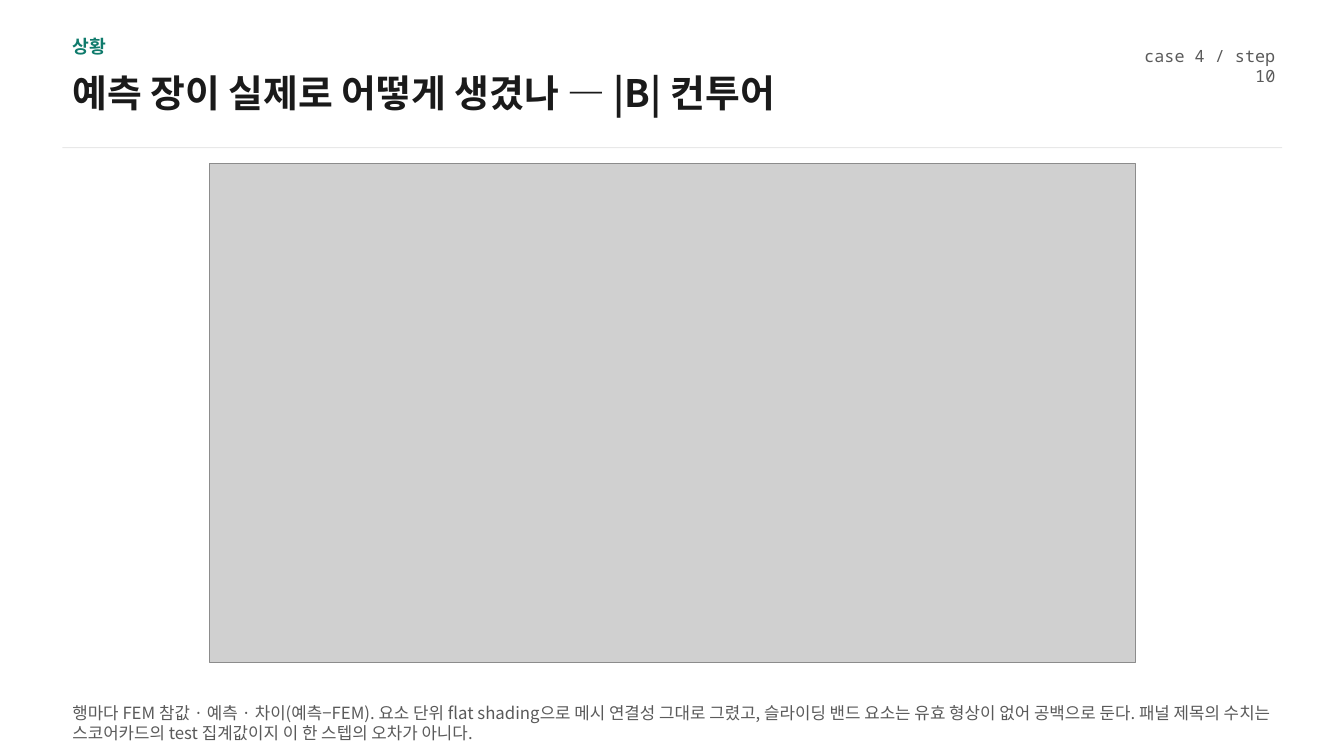
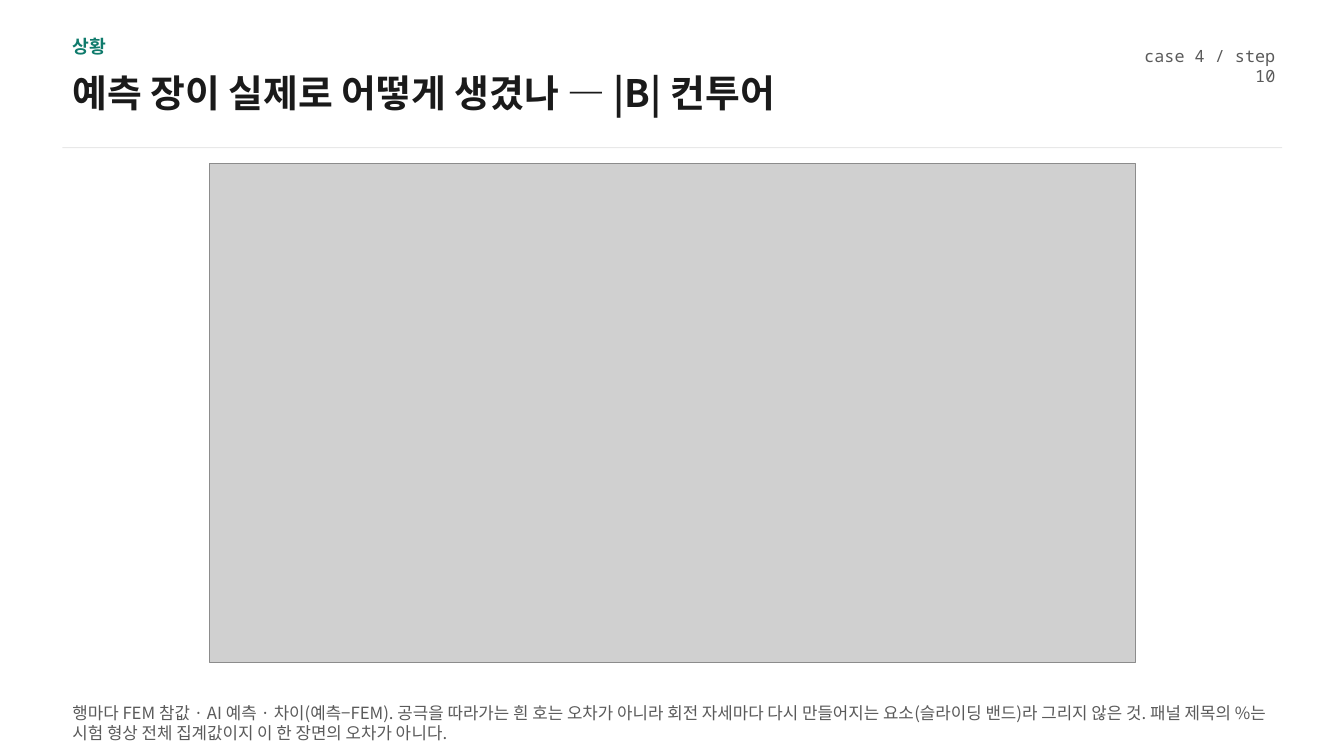
Before and after one commit to enjoyneer87/EveryMotor, a slide deck: slide 5 of results/viz/motorai_seminar_20260807.pptx. Drawn at 1344x756 pixels with LibreOffice and Linux fonts; fonts in the diff are those of the drawing; grey boxes stand for pictures. Boxes give left, top, right and bottom in pixels: in the first picture for what was removed or moved away, otherwise in the second. Text is boxed around its words. In the diff, an @@ line names an element or a change of style, - is before the commit and + after.

```diff
--- a/results/viz/motorai_seminar_20260807.pptx
+++ b/results/viz/motorai_seminar_20260807.pptx
@@ text at bbox=[72, 705, 1266, 741]: text changed @@
-행마다 FEM 참값 · 예측 · 차이(예측−FEM). 요소 단위 flat shading으로 메시 연결성 그대로 그렸고, 슬라이딩 밴드 요소는 유효 형상이 없어 공백으로 둔다. 패널 제목의 수치는 스코어카드의 test 집계값이지 이 한 스텝의 오차가 아니다.
+행마다 FEM 참값 · AI 예측 · 차이(예측−FEM). 공극을 따라가는 흰 호는 오차가 아니라 회전 자세마다 다시 만들어지는 요소(슬라이딩 밴드)라 그리지 않은 것. 패널 제목의 %는 시험 형상 전체 집계값이지 이 한 장면의 오차가 아니다.
```
Also in this commit, not shown: 13 other slides changed, 3 slides added, 4 other files.
